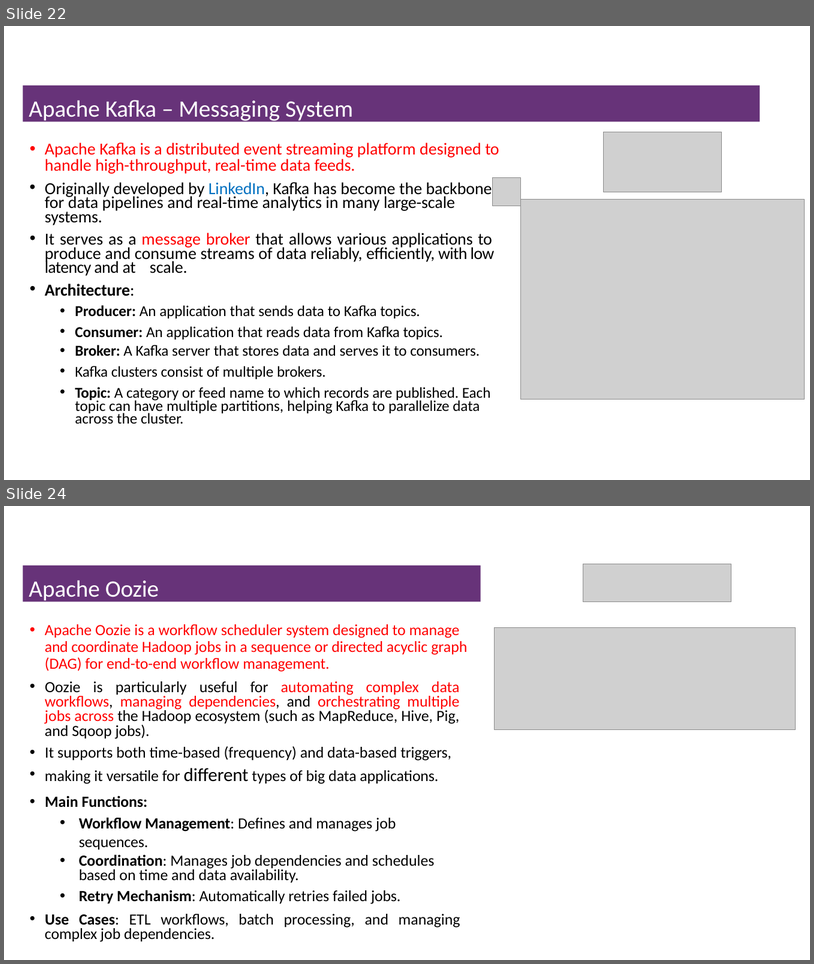
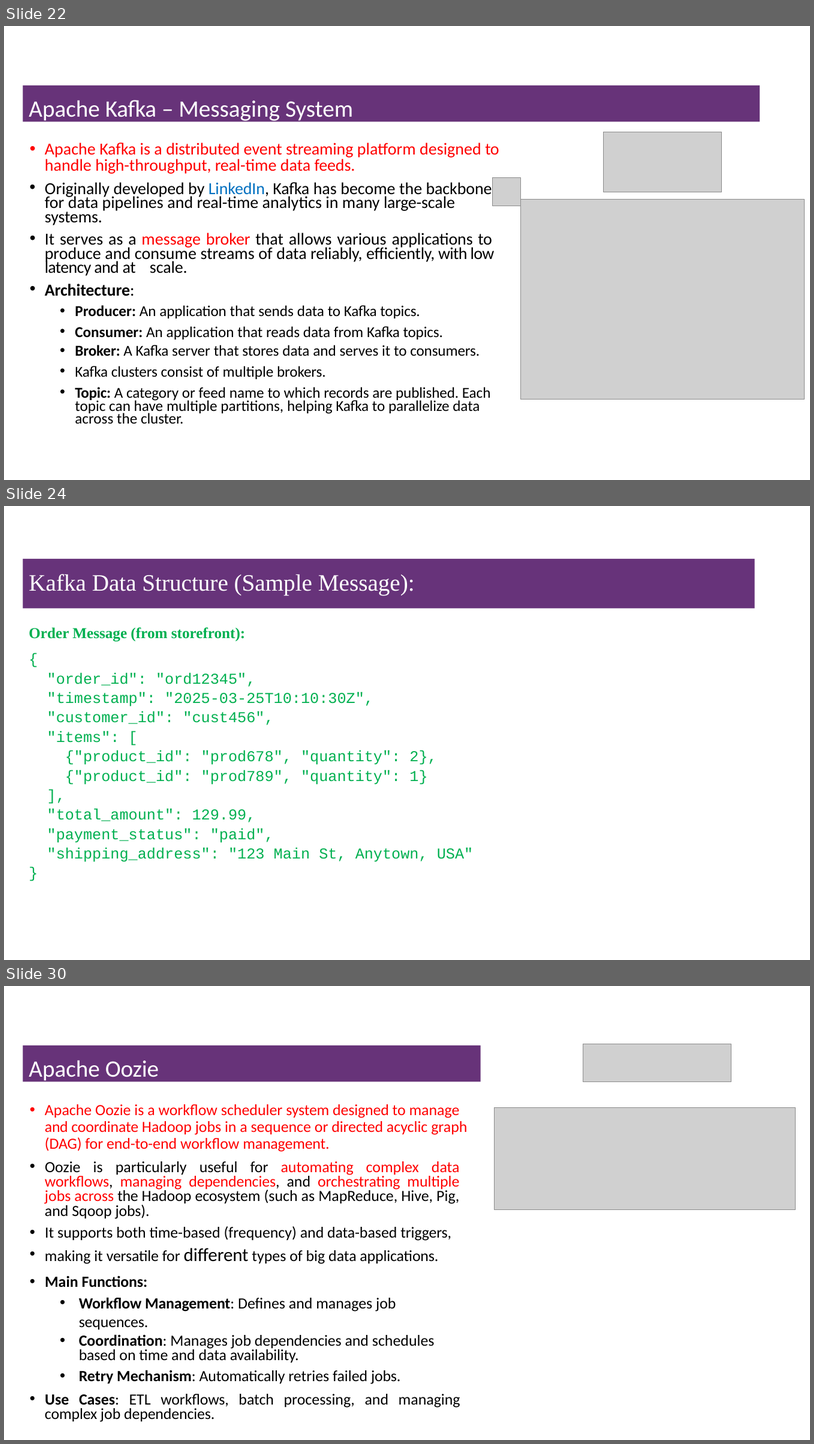
Before and after one commit to msfasha/307401-Big-Data, a slide deck: Lecture Notes/Section 2 - Introduction to Hadoop Eco System/2-Introduction to Hadoop Eco System.pptx. Shown one above the other, each under a label of ours: slides 22 and 24 before the commit, slides 22, 24 and 30 after it; the slides between them are not shown. The pictures are 814x964 and 814x1444 pixels, drawn with LibreOffice and Linux fonts; fonts in the diff are those of the drawing; grey boxes stand for pictures; background and template pictures are left out. Boxes give left, top, right and bottom in pixels: in the first picture for what was removed or moved away, otherwise in the second. Text is boxed around its words. In the diff, an @@ line names an element or a change of style, - is before the commit and + after.

```diff
--- a/Lecture Notes/Section 2 - Introduction to Hadoop Eco System/2-Introduction to Hadoop Eco System.pptx
+++ b/Lecture Notes/Section 2 - Introduction to Hadoop Eco System/2-Introduction to Hadoop Eco System.pptx
@@ slide 24 added at box(4, 506, 810, 960), background #FFFFFF @@
@@ title added at box(23, 559, 755, 608), fill #67337A, 28 pt, text #FFFFFF @@
+Kafka Data Structure (Sample Message):
@@ text added at box(29, 627, 473, 862), 18 pt, text #00B050 @@
+Order Message (from storefront):
+{
+"order_id": "ord12345",
+"timestamp": "2025-03-25T10:10:30Z",
+"customer_id": "cust456",
+"items": [
+{"product_id": "prod678", "quantity": 2},
+{"product_id": "prod789", "quantity": 1}
+],
+"total_amount": 129.99,
+"payment_status": "paid",
+"shipping_address": "123 Main St, Anytown, USA"
+}
@@ what was slide 24 is now slide 30 @@
```
Also in this commit, not shown: 3 slides changed, 6 other slides added, 1 slide removed, 1 other file.
